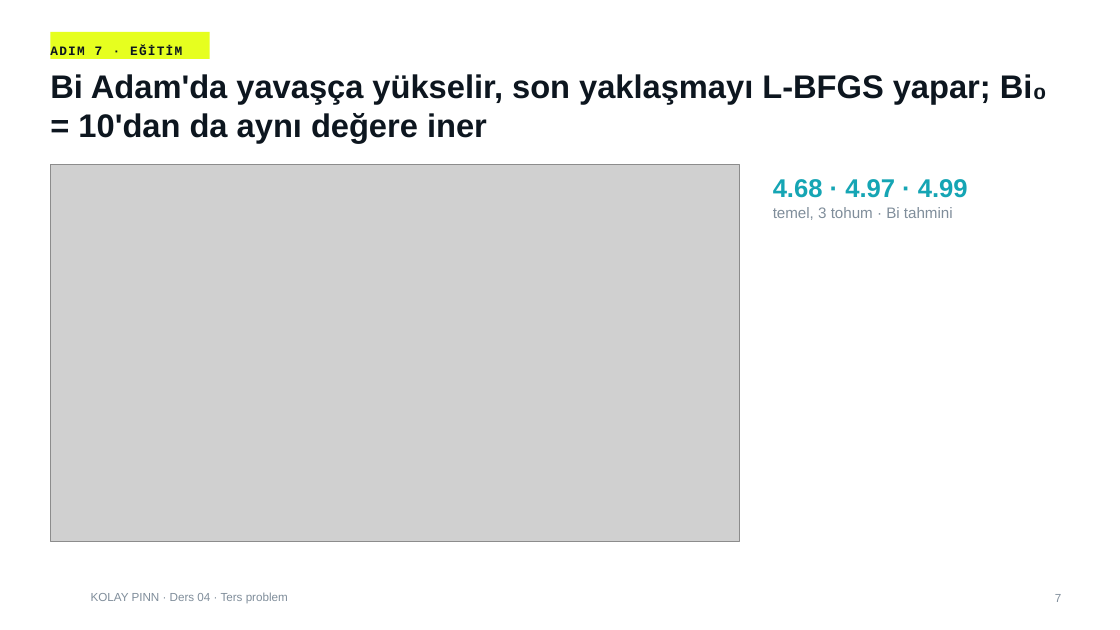
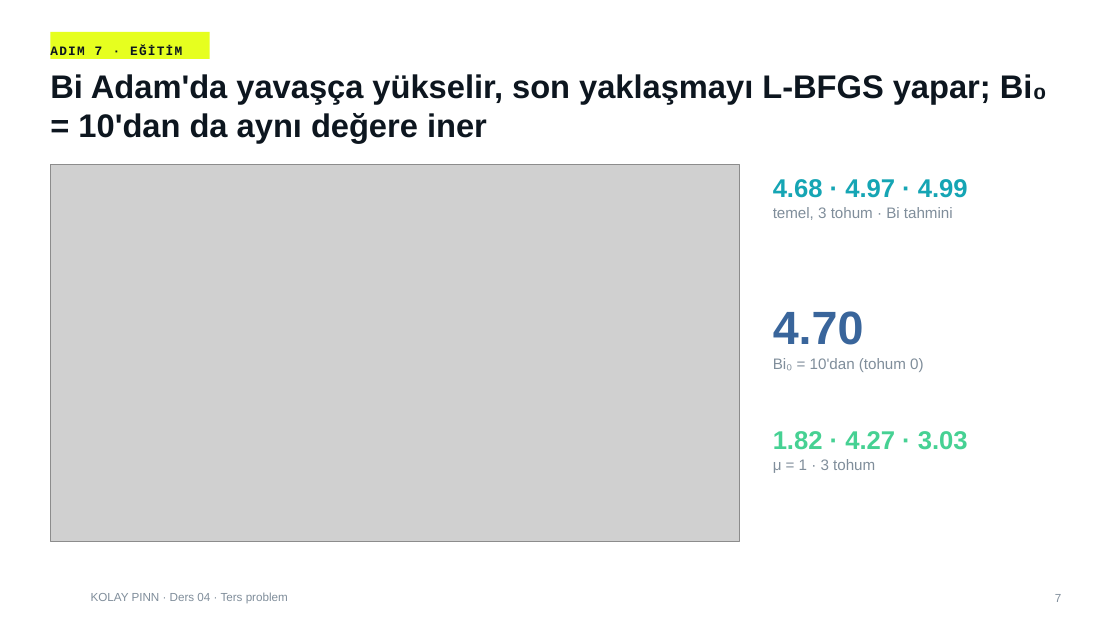
Before and after one commit to mikbalarikan/Kolay-pinn, a slide deck: slide 7 of cases/01-2d-heat-conduction/lecture/ders04/ders04_ters_problem.pptx. Drawn at 1120x630 pixels with LibreOffice and Linux fonts; fonts in the diff are those of the drawing; grey boxes stand for pictures; background and template pictures are left out. Boxes give left, top, right and bottom in pixels: in the first picture for what was removed or moved away, otherwise in the second. Text is boxed around its words. In the diff, an @@ line names an element or a change of style, - is before the commit and + after.

```diff
--- a/cases/01-2d-heat-conduction/lecture/ders04/ders04_ters_problem.pptx
+++ b/cases/01-2d-heat-conduction/lecture/ders04/ders04_ters_problem.pptx
@@ text added at bbox=[773, 311, 923, 372], 13 pt, text #808E9B @@
+4.70
+Bi₀ = 10'dan (tohum 0)
@@ text added at bbox=[773, 431, 968, 473], 22 pt, text #46D193, bold @@
+1.82 · 4.27 · 3.03
+μ = 1 · 3 tohum
```
Also in this commit, not shown: 4 other slides changed, 58 other files.
